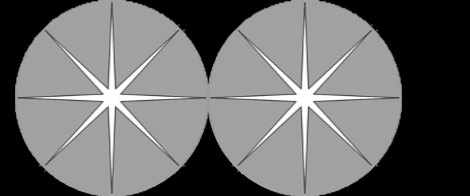
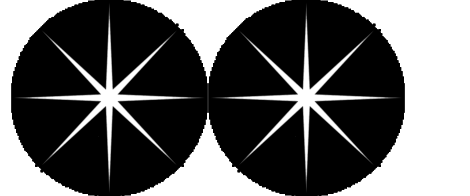
Two versions of the same layered image (470px x 196px). Layer-by-layer changes:
removed layer "Layer" over [left=14, top=0, right=403, bottom=196]
added layer "Left" above "Right" over [left=11, top=0, right=208, bottom=196]
added layer "Right" above "Background" over [left=208, top=0, right=405, bottom=196]
added layer "Background" above "Token_Model_Template.png" over [left=0, top=0, right=470, bottom=196]
hid "Token_Model_Template.png" over [left=0, top=0, right=470, bottom=196]
